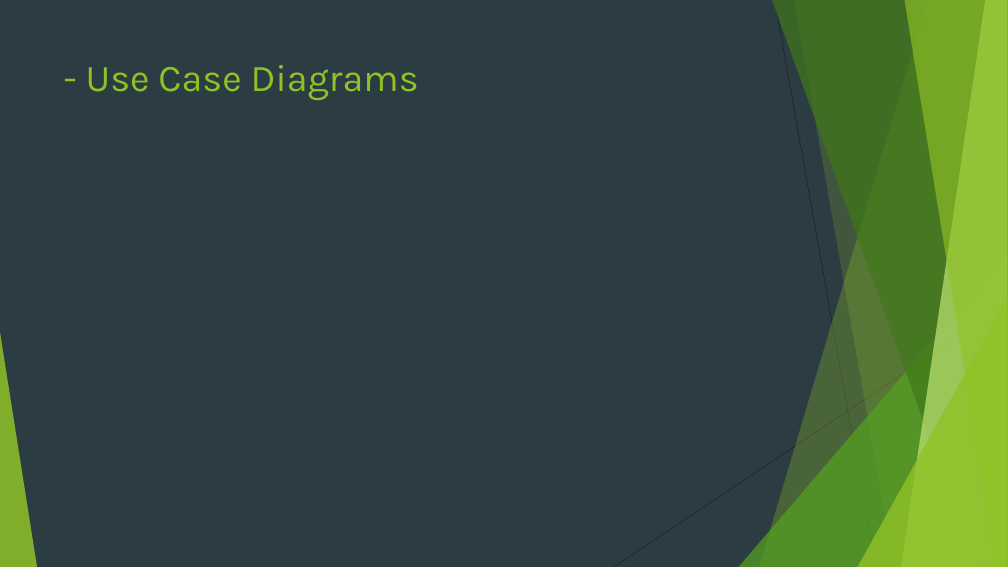
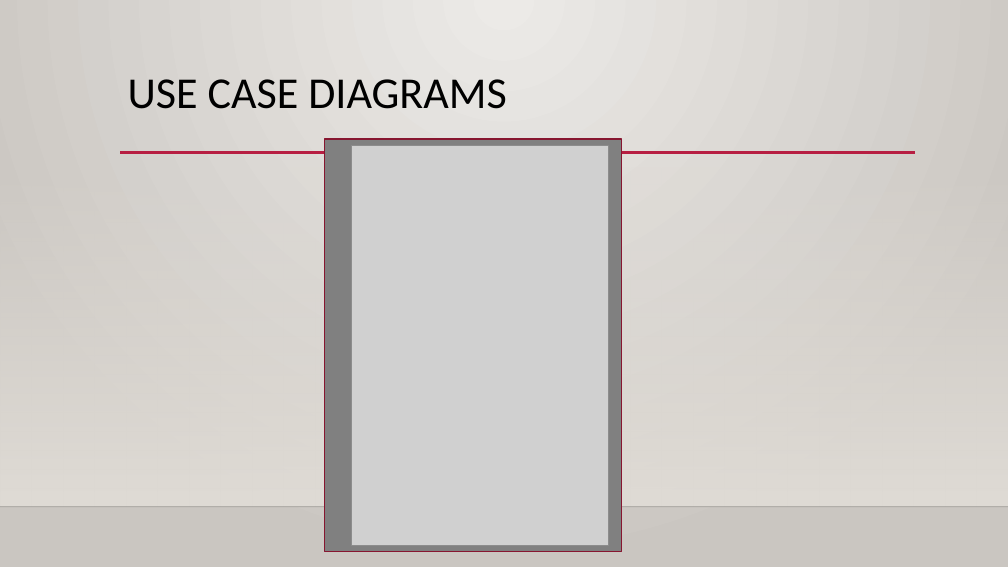
Before and after one commit to MrKriKri/project1, a slide deck: slide 8 of Diabetes Healthy.pptx. Drawn at 1008x567 pixels with LibreOffice and Linux fonts; fonts in the diff are those of the drawing; grey boxes stand for pictures; background and template pictures are left out. Boxes give left, top, right and bottom in pixels: in the first picture for what was removed or moved away, otherwise in the second. Text is boxed around its words. In the diff, an @@ line names an element or a change of style, - is before the commit and + after.

```diff
--- a/Diabetes Healthy.pptx
+++ b/Diabetes Healthy.pptx
@@ background #2C3C43 to gradient #ECEAE7 to #CAC7C1 @@
@@ title at [128,79,506,109]: text changed; size 36 to 42 pt; font Karla to Calibri; text colour #90C226 to #000000 @@
-- Use Case Diagrams
+USE CASE DIAGRAMS
@@ rectangle added at [324,139,622,552], fill #808080, outline #871631 1.25 pt @@
@@ picture added at [352,146,608,545] @@
@@ rectangle added at [0,167,1008,507], fill gradient #DFDBD5 @@
@@ line added from (120, 153) to (915, 153), #B71E42 2.5 pt @@
@@ group removed at [0,0,1008,567]: 5 freeform shapes, 3 triangles, 2 lines @@
@@ line added from (0, 507) to (1008, 507), #000001 1 pt @@
```
Also in this commit, not shown: 4 other slides changed, 13 slides added, 4 slides removed, 2 other files.
